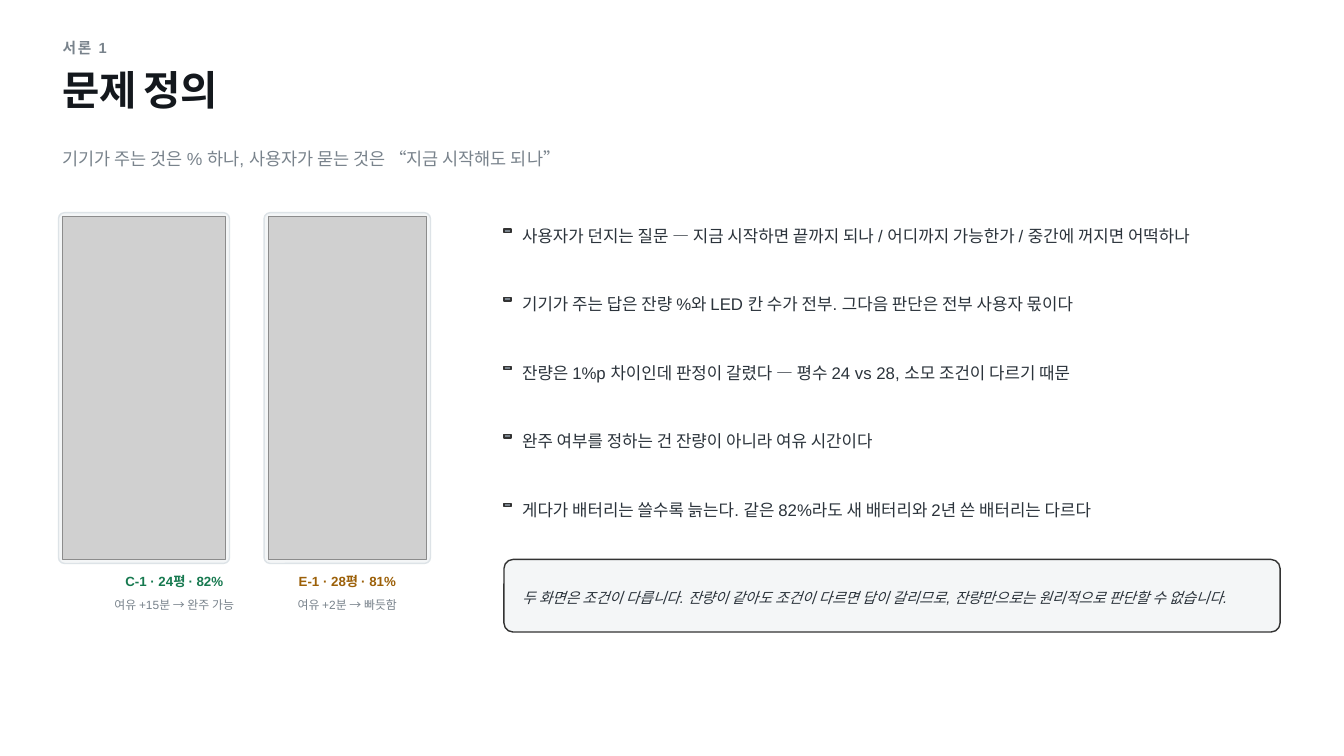
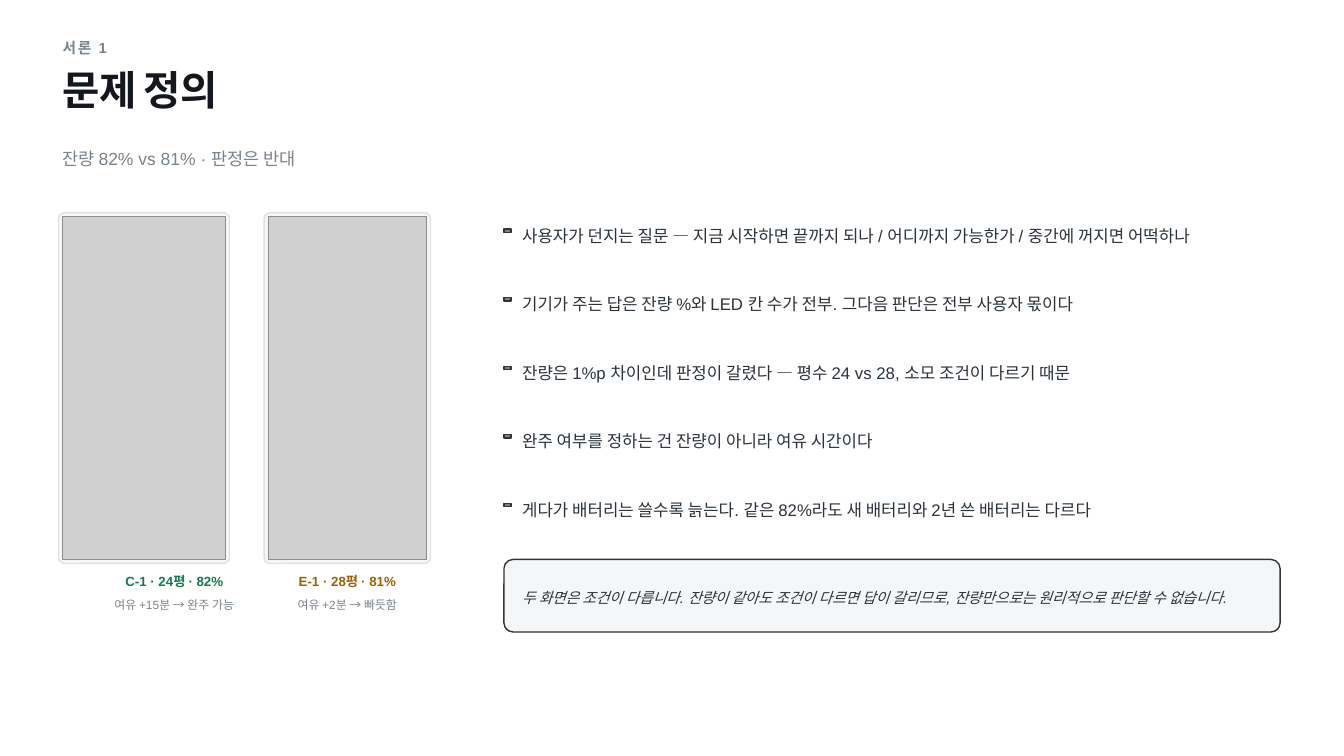
Before and after one commit to brothrone/a, a slide deck: slide 2 of 발표자료_배터리코칭.pptx. Drawn at 1344x756 pixels with LibreOffice and Linux fonts; fonts in the diff are those of the drawing; grey boxes stand for pictures. Boxes give left, top, right and bottom in pixels: in the first picture for what was removed or moved away, otherwise in the second. Text is boxed around its words. In the diff, an @@ line names an element or a change of style, - is before the commit and + after.

```diff
--- a/발표자료_배터리코칭.pptx
+++ b/발표자료_배터리코칭.pptx
@@ text at [63,150,295,167]: text changed @@
-기기가 주는 것은 % 하나, 사용자가 묻는 것은 “지금 시작해도 되나”
+잔량 82% vs 81% · 판정은 반대
```
Also in this commit, not shown: 14 other slides changed, 7 other files.
